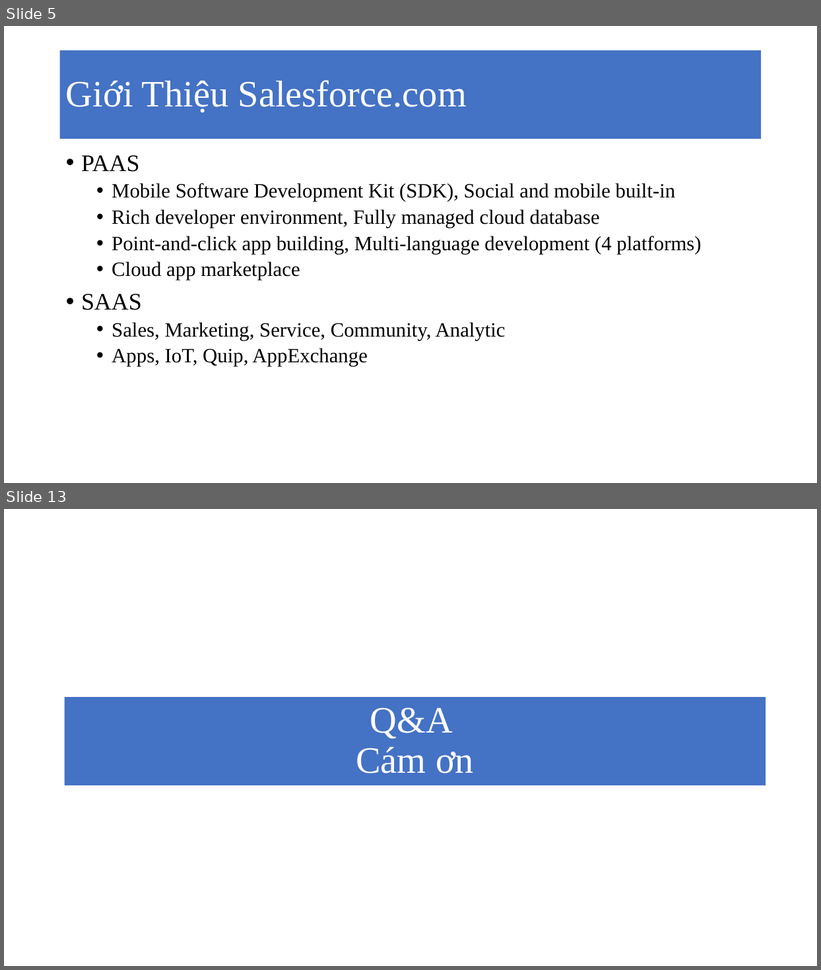
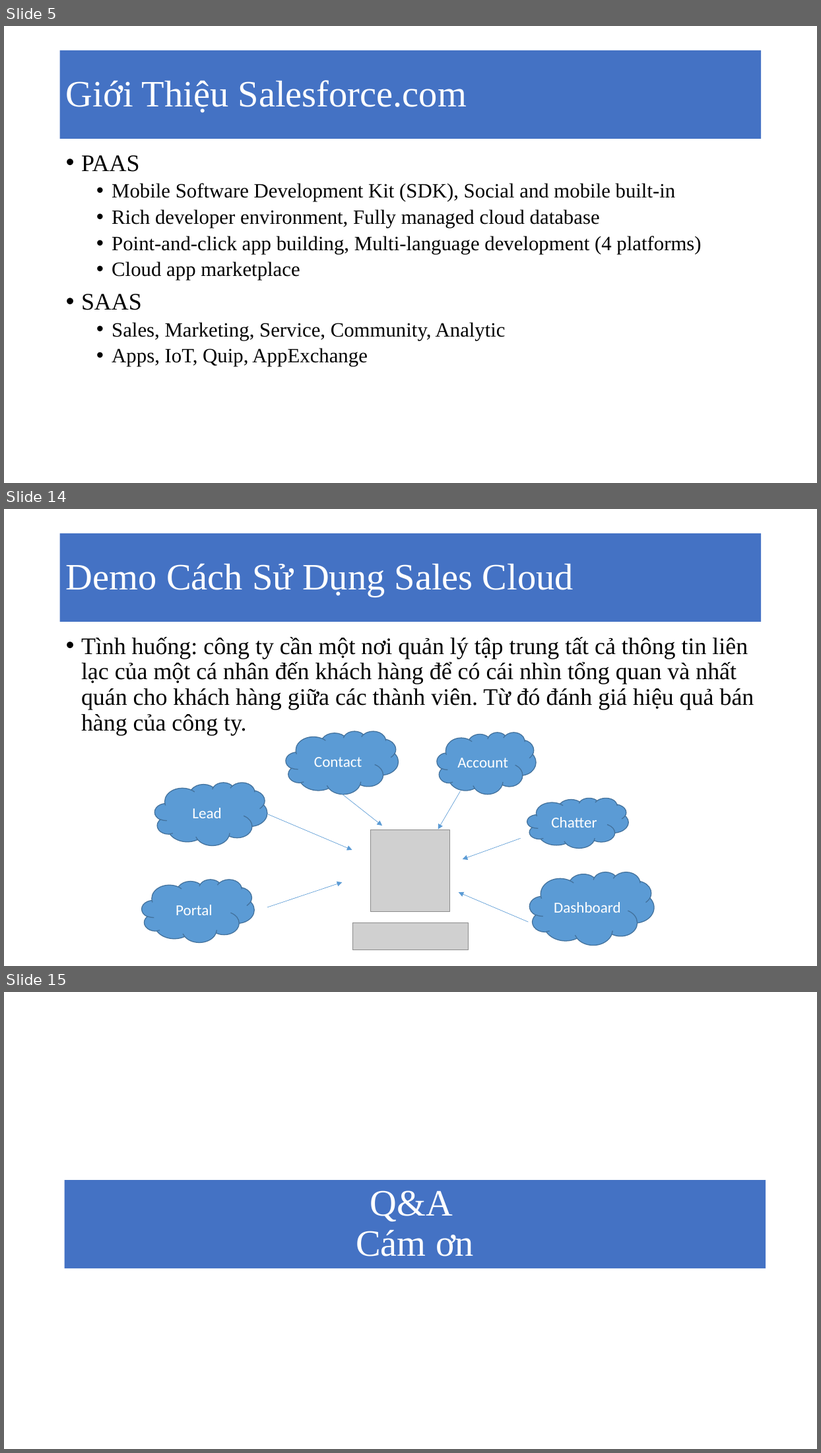
Before and after one commit to MaiBui/graduate-class, a slide deck: cloud_computing/Salesforce.pptx. Shown one above the other, each under a label of ours: slides 5 and 13 before the commit, slides 5, 14 and 15 after it; the slides between them are not shown. The pictures are 821x970 and 821x1453 pixels, drawn with LibreOffice and Linux fonts; fonts in the diff are those of the drawing; grey boxes stand for pictures. Boxes give left, top, right and bottom in pixels: in the first picture for what was removed or moved away, otherwise in the second. Text is boxed around its words. In the diff, an @@ line names an element or a change of style, - is before the commit and + after.

```diff
--- a/cloud_computing/Salesforce.pptx
+++ b/cloud_computing/Salesforce.pptx
@@ slide 14 added at [4, 509, 817, 966], background #FFFFFF @@
@@ title added at [60, 533, 762, 622], fill #4472C4, 44 pt, text #FFFFFF @@
+Demo Cách Sử Dụng Sales Cloud
@@ text added at [81, 637, 754, 736], 28 pt, text #000000 @@
+• Tình huống: công ty cần một nơi quản lý tập trung tất cả thông tin liên lạc của một cá nhân đến khách hàng để có cái nhìn tổng quan và nhất quán cho khách hàng giữa các thành viên. Từ đó đánh giá hiệu quả bán hàng của công ty.
@@ cloud added at [286, 731, 398, 794], fill #5B9BD5, outline #43739E 1 pt, 18 pt, text #FFFFFF @@
+Contact
@@ cloud added at [437, 732, 536, 794], fill #5B9BD5, outline #43739E 1 pt, 18 pt, text #FFFFFF @@
+Account
@@ cloud added at [154, 783, 267, 846], fill #5B9BD5, outline #43739E 1 pt, 18 pt, text #FFFFFF @@
+Lead
@@ arrow added from (342, 795) to (382, 826), #5B9BD5 0.5 pt @@
@@ arrow added from (460, 791) to (438, 830), #5B9BD5 0.5 pt @@
@@ cloud added at [527, 798, 628, 848], fill #5B9BD5, outline #43739E 1 pt, 18 pt, text #FFFFFF @@
+Chatter
@@ arrow added from (267, 814) to (352, 850), #5B9BD5 0.5 pt @@
@@ picture added at [370, 830, 450, 912] @@
@@ arrow added from (521, 839) to (463, 859), #5B9BD5 0.5 pt @@
@@ cloud added at [142, 880, 254, 943], fill #5B9BD5, outline #43739E 1 pt, 18 pt, text #FFFFFF @@
+Portal
@@ arrow added from (267, 908) to (342, 883), #5B9BD5 0.5 pt @@
@@ cloud added at [530, 873, 654, 946], fill #5B9BD5, outline #43739E 1 pt, 18 pt, text #FFFFFF @@
+Dashboard
@@ arrow added from (529, 923) to (459, 892), #5B9BD5 0.5 pt @@
@@ picture added at [353, 923, 469, 951] @@
@@ what was slide 13 is now slide 15 @@
```
Also in this commit, not shown: 8 slides changed, 2 other slides added, 1 slide removed.
